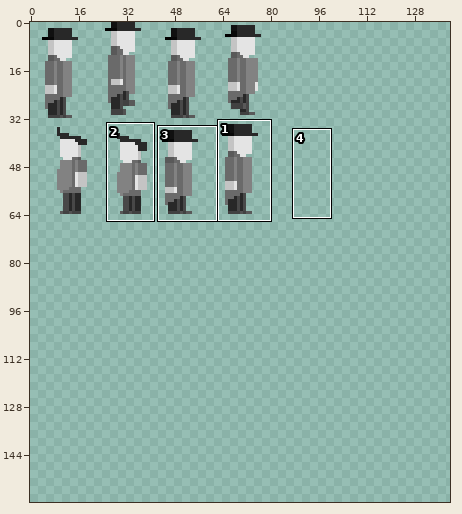
File history of a sprite sheet, Imagenes/npcspritesheet.png. The picture above shows the old version from afar; the outline marks the close-up.
Close-up. Before the commit:
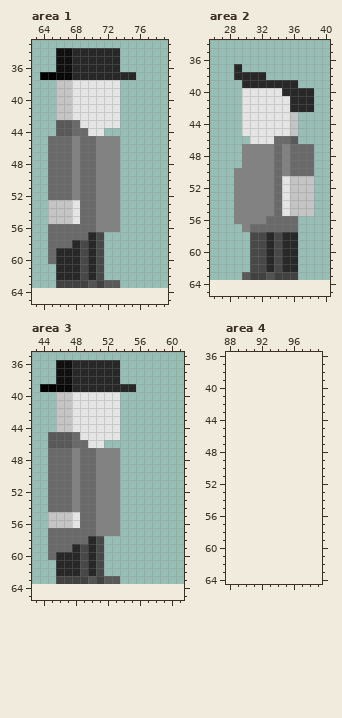
The file is 560x448 pixels, drawn in blocks of 7x7; one block is one cell here. Colours within 5 levels of each other are drawn and written as one. Shown: area 1: x 63..79, y 33..65; area 2: x 26..40, y 34..65; area 3: x 43..61, y 35..65; area 4: x 88..99, y 36..64. The old version is drawn lined up with the new one, on the new canvas. The commit also changed other parts of the picture, which this record leaves out.
And afterwards:
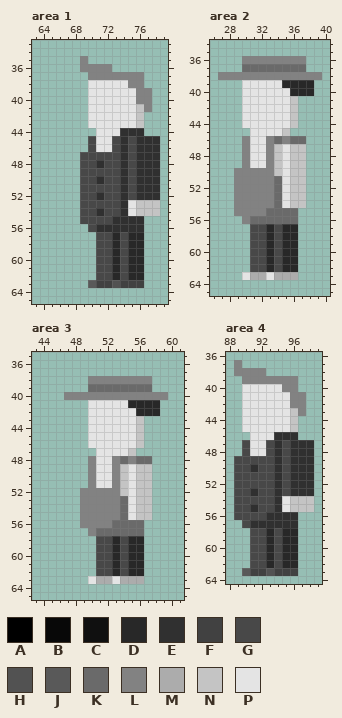
Palette (. is transparent): A #000000  B #080808  C #101010  D #282828  E #303030  F #414141  G #484848  H #525252  J #595959  K #6a6a6a  L #828282  M #acacac  N #c4c4c4  P #e4e4e4
What changed:
canvas 80x64 -> 140x160
Changed rows in their new state; - is an unchanged pixel.
Area 1:
first column x 64:
34 --........-----
35 --...L....-----
36 --...LLLL.-----
37 ......LLLLLLL--
38 --....----PLL--
39 --....----PPLL-
40 --....----PPLL-
41 --....----PPNL-
42 --....----PPN--
43 --....----PPN--
44 --.....-PPEEE--
45 -.....GPPGEGEEE
46 -.....GPPGEGEEE
47 -....GGGGGEGEEE
48 -....GGEGGEGEEE
49 -....GGGGGEGEEE
50 -....GGEGGEGEEE
51 -....GGGGGEGEEE
52 -....GGEGGEGEEE
53 -....GGGGGEPNNN
54 -....GGEGGEPNNN
55 -....GGGGEEEE--
56 -.....GEEEEEE--
57 -......-GDGDD--
58 -......-GDGDD--
59 -......-GDGDD--
60 -......-GDGDD--
61 --.....-GDGDD--
62 --.....-GDGDD--
63 --....J-FHFFF--
Area 2:
first column x 27:
36 ---LLLLLLLL--
37 --.KKKKKKKK--
38 LLLLLLLLLLLLL
39 ---PPPPP--DD-
40 --------P----
41 ---------N..-
42 ---------N..-
45 ---.----N.---
46 ---L--L-LKK--
47 ----PP-NPNN.-
48 ----PP-NPNN.-
49 ----PP-NPNN.-
50 -------NPNN.-
51 -----------.-
52 -----------.-
53 -----------.-
54 -----------.-
55 ------K-KK..-
56 --.-KK-------
57 ---.GGDGDD---
first column x 30:
63 PMMPMMM
Area 3:
first column x 44:
36 --........------
37 --........------
38 --....LLLLLLLL--
39 ......KKKKKKKK--
40 --.LLLLLLLLLLLLL
41 --....----PDDDD-
42 --....----PPDDD-
43 --....----PPN---
44 --....----PPN---
45 -.....----PPN---
46 -.....--PPPPN---
47 -......PPPPN----
48 -.....LPP-KLKK--
49 -.....LPP-NPNN--
50 -.....LPP-NPNN--
51 -.....LPP-NPNN--
52 -....LL---NPNN--
53 -....LL---KPNN--
54 -....LL---KPNN--
55 -....LL---KPNN--
56 -....LL--KKKK---
57 -.....LKKKKKK---
58 -......-GDGDD---
59 -......-GDGDD---
60 -......-GDGDD---
61 --.....-GDGDD---
62 --.....-GDGDD---
63 --....PMMPMMM---
Area 4:
first column x 89:
37 L---------
38 LLLL------
39 -LLLLLLL--
40 -PPPPPLL--
41 -PPPPPPLL-
42 -PPPPPPLL-
43 -PPPPPPNL-
44 -PPPPPPN--
45 -PPPPPPN--
46 --PPPEEE--
47 -GPPGEGEEE
48 -GPPGEGEEE
49 GGGGGEGEEE
50 GGEGGEGEEE
51 GGGGGEGEEE
52 GGGGGEGEEE
53 GGEGGEGEEE
54 GGGGGEPNNN
55 GGEGGEPNNN
56 GGGGEEEE--
57 -GEEEEEE--
58 --GGDGDD--
59 --GGDGDD--
60 --GGDGDD--
61 --GGDGDD--
62 --GGDGDD--
63 -JFFHFFF--
Where, in picture pixels (left, top, right, bottom), the same in both close-ups:
changed: (40, 48, 160, 288)
changed: (218, 56, 322, 232)
changed: (242, 272, 298, 280)
changed: (40, 360, 168, 584)
added: (234, 360, 314, 576)
